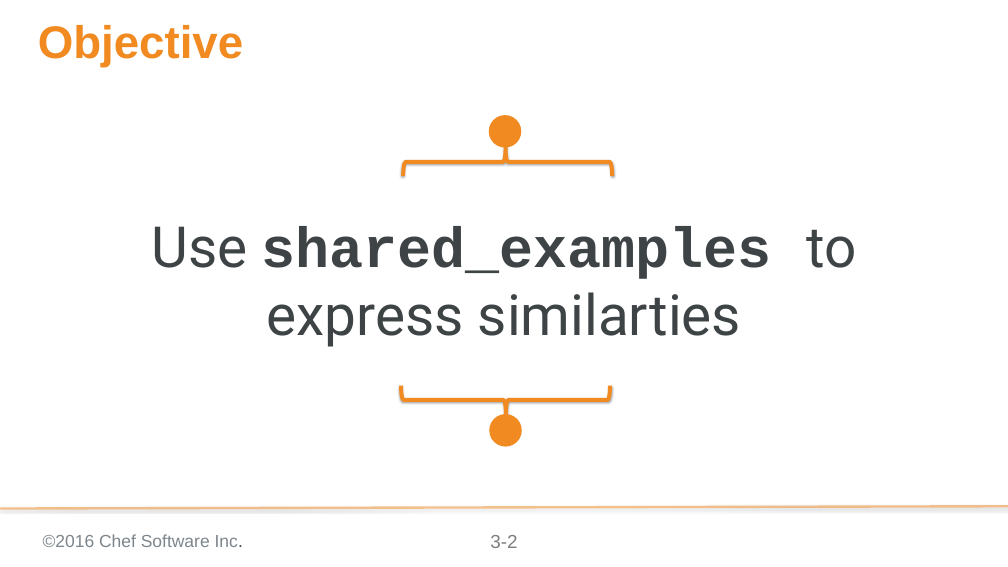
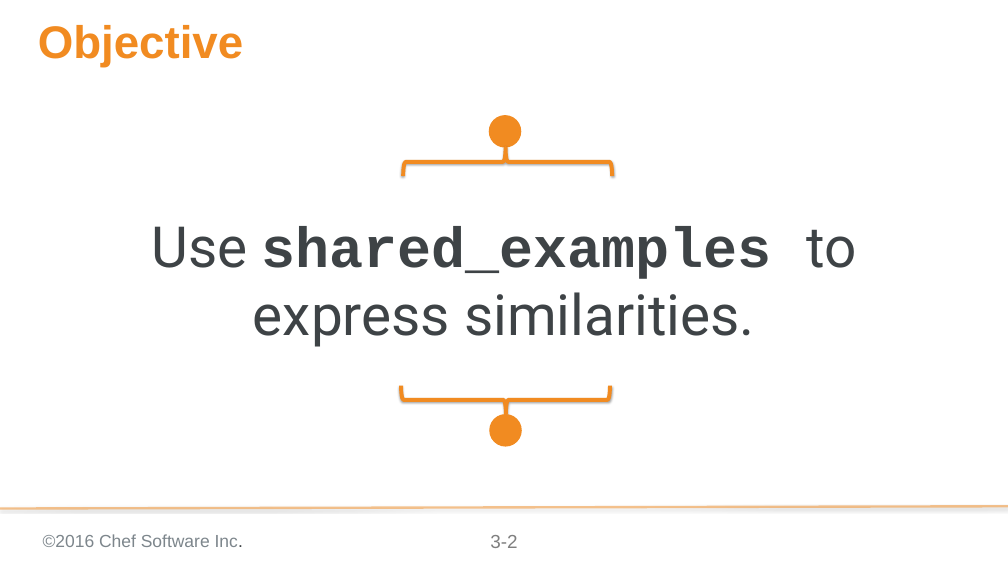
Before and after one commit to chef-training/elegant_tests, a slide deck: slide 2 of 04-shared_examples.pptx. Drawn at 1008x567 pixels with LibreOffice and Linux fonts; fonts in the diff are those of the drawing; background and template pictures are left out. Boxes give left, top, right and bottom in pixels: in the first picture for what was removed or moved away, otherwise in the second. Text is boxed around its words. In the diff, an @@ line names an element or a change of style, - is before the commit and + after.

```diff
--- a/04-shared_examples.pptx
+++ b/04-shared_examples.pptx
@@ text at (152, 226, 856, 347): text changed @@
-Use shared_examples to express similarties
+Use shared_examples to express similarities.
```
Also in this commit, not shown: 8 other slides changed, 1 slide added, 6 other files.
